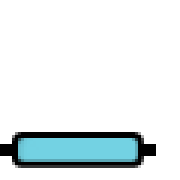
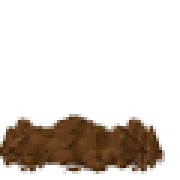
Layered file, before and after one edit (180px x 180px). Changes by layer:
added layer "Layer 3" above "Layer 3 copy" over [left=0, top=114, right=165, bottom=174]
hid "Shape 2" over [left=12, top=132, right=144, bottom=168]
hid "Layer 1 copy" over [left=0, top=144, right=156, bottom=156]
